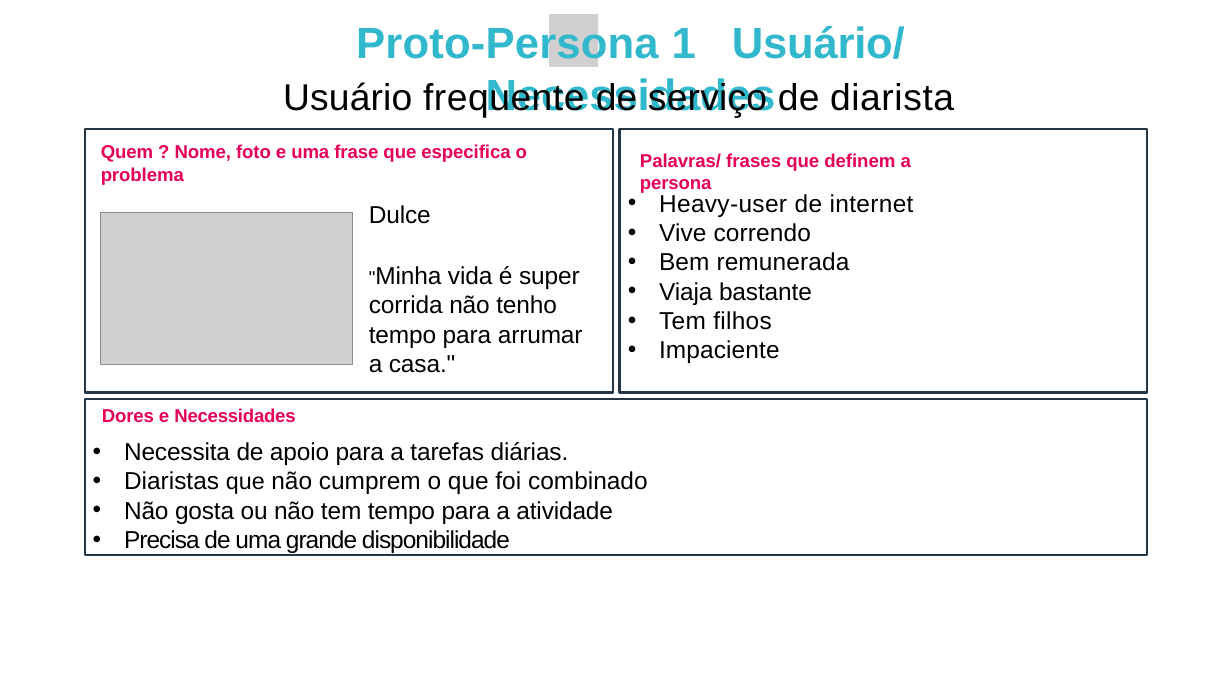
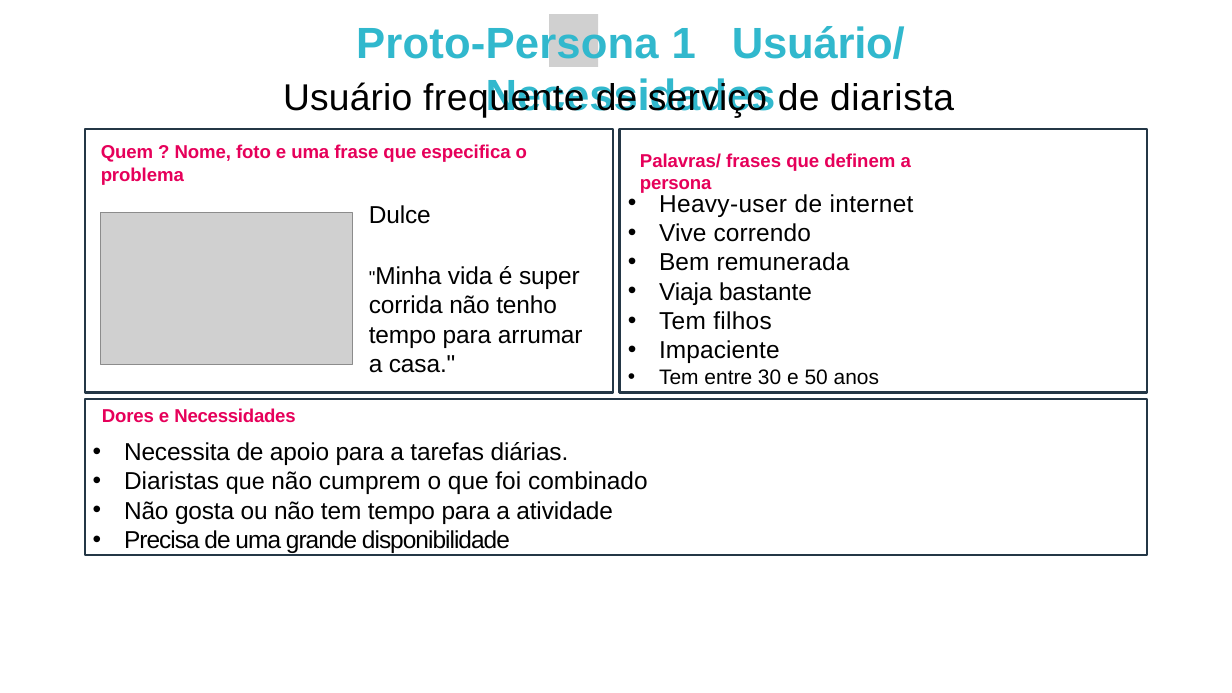
Before and after one commit to robertogsl/Grupo1-3ADSA, a slide deck: slide 7 of Documentação/Entregavel-do-projeto-jornada1.pptx.pptx. Drawn at 1232x693 pixels with LibreOffice and Linux fonts; fonts in the diff are those of the drawing; grey boxes stand for pictures. Boxes give left, top, right and bottom in pixels: in the first picture for what was removed or moved away, otherwise in the second. Text is boxed around its words. In the diff, an @@ line names an element or a change of style, - is before the commit and + after.

```diff
--- a/Documentação/Entregavel-do-projeto-jornada1.pptx.pptx
+++ b/Documentação/Entregavel-do-projeto-jornada1.pptx.pptx
@@ text at <box>659,369,879,385</box>: paragraph added @@
+• Tem entre 30 e 50 anos
```
Also in this commit, not shown: 3 other slides changed, 2 slides added, 2 slides removed, 2 other files.
